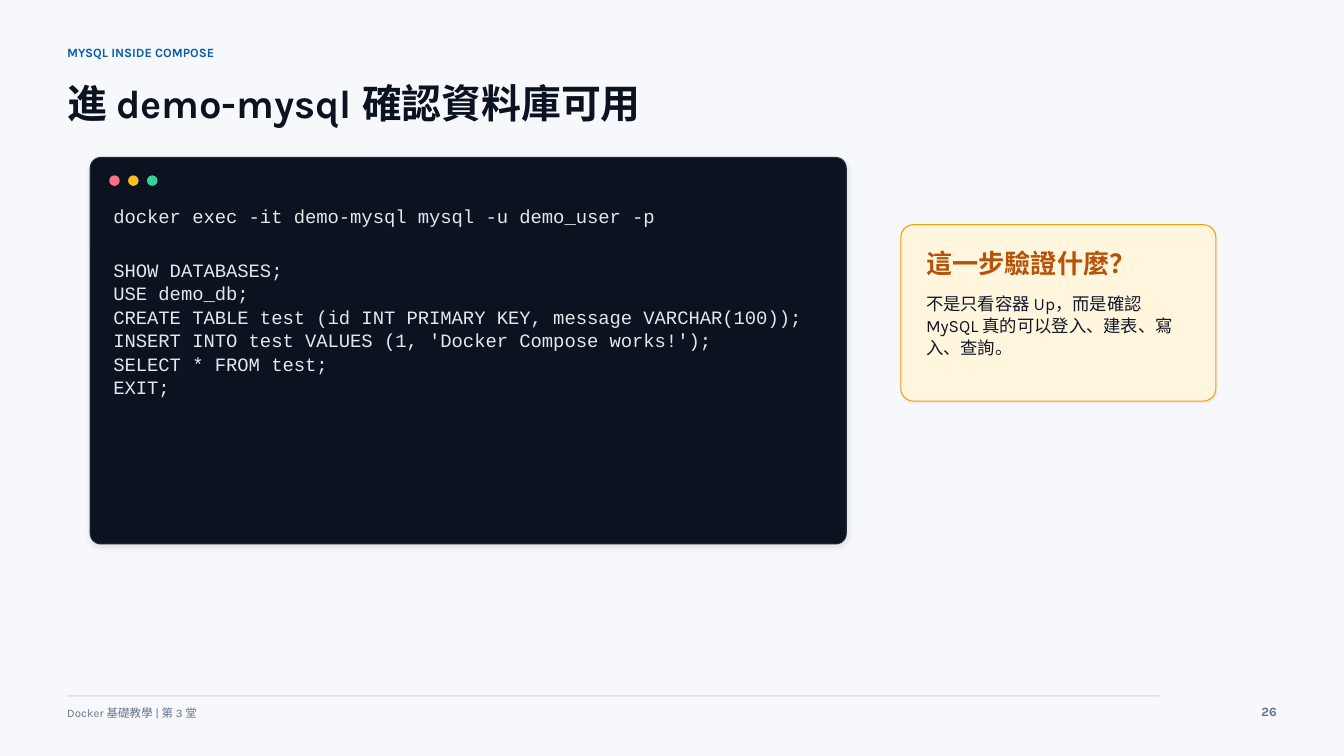
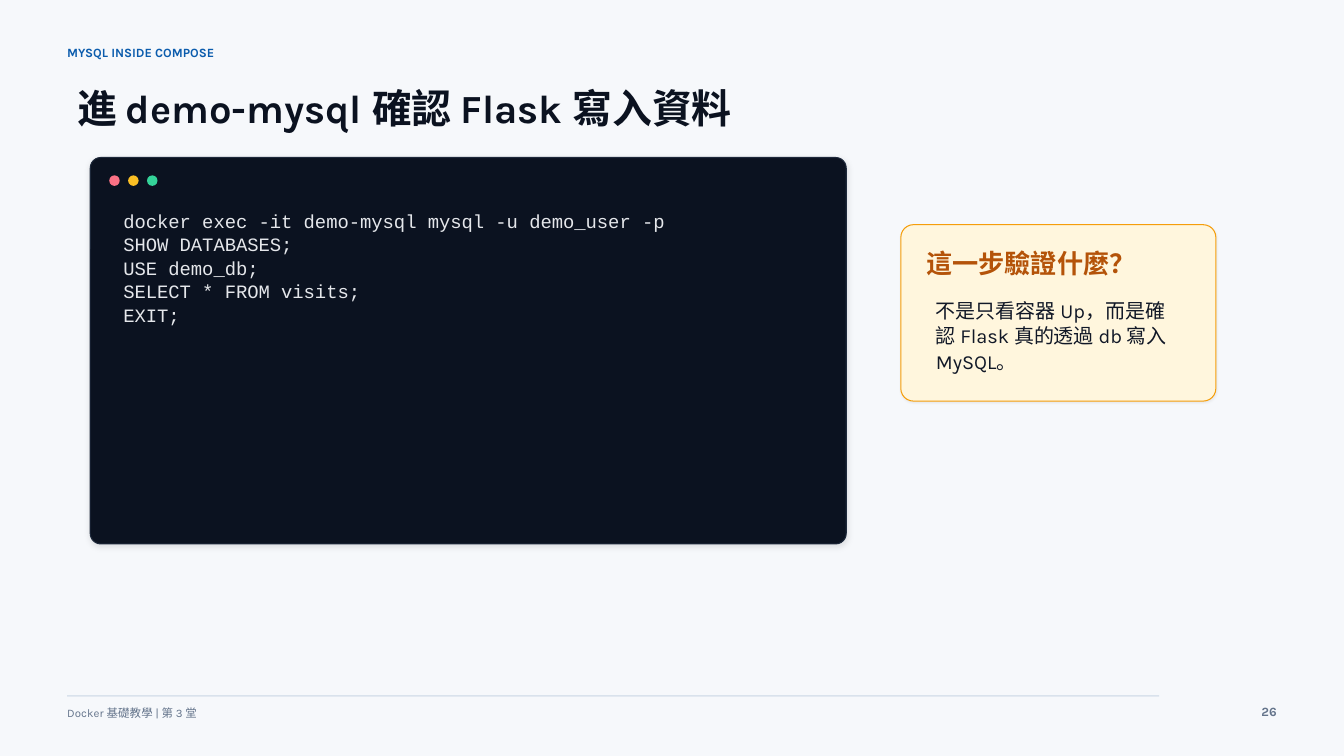
Before and after one commit to lalalalaluk/docker-practice, a slide deck: slide 34 of slides/docker-session3-mysql-compose.pptx. Drawn at 1344x756 pixels with LibreOffice and Linux fonts; fonts in the diff are those of the drawing. Boxes give left, top, right and bottom in pixels: in the first picture for what was removed or moved away, otherwise in the second. Text is boxed around its words. In the diff, an @@ line names an element or a change of style, - is before the commit and + after.

Commit message:
Fix Docker slide PPTX structure

```diff
--- a/slides/docker-session3-mysql-compose.pptx
+++ b/slides/docker-session3-mysql-compose.pptx
@@ text at [77,89,731,133]: text changed @@
-進 demo-mysql 確認資料庫可用
+進 demo-mysql 確認 Flask 寫入資料
@@ text at [123,285,360,302]: text changed @@
-CREATE TABLE test (id INT PRIMARY KEY, message VARCHAR(100));
-INSERT INTO test VALUES (1, 'Docker Compose works!');
-SELECT * FROM test;
+SELECT * FROM visits;
@@ text at [936,301,1167,374]: text changed; size 12.4 to 14.2 pt @@
-不是只看容器 Up，而是確認 MySQL 真的可以登入、建表、寫入、查詢。
+不是只看容器 Up，而是確認 Flask 真的透過 db 寫入 MySQL。
```
Also in this commit, not shown: 11 other slides changed, 4 other files.
